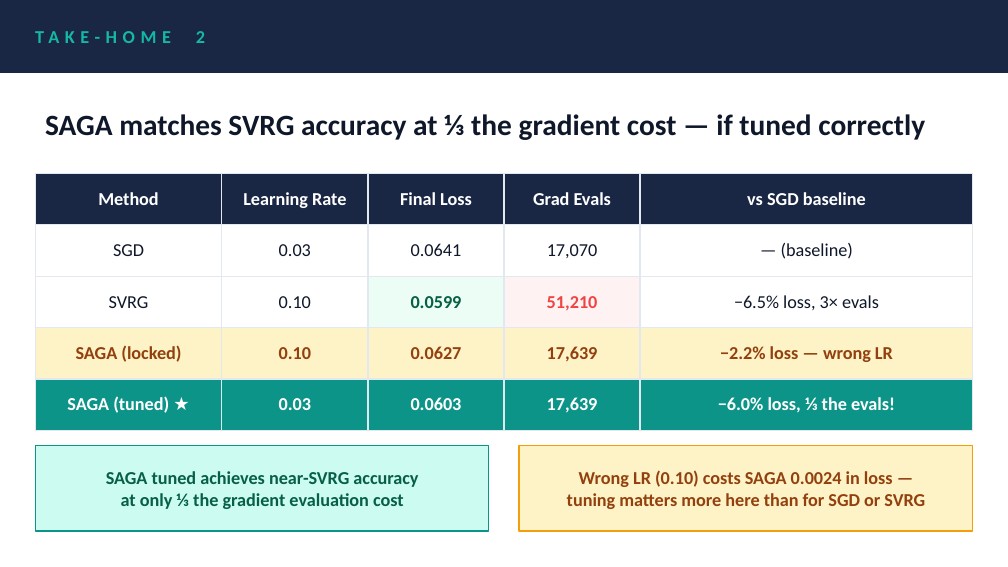
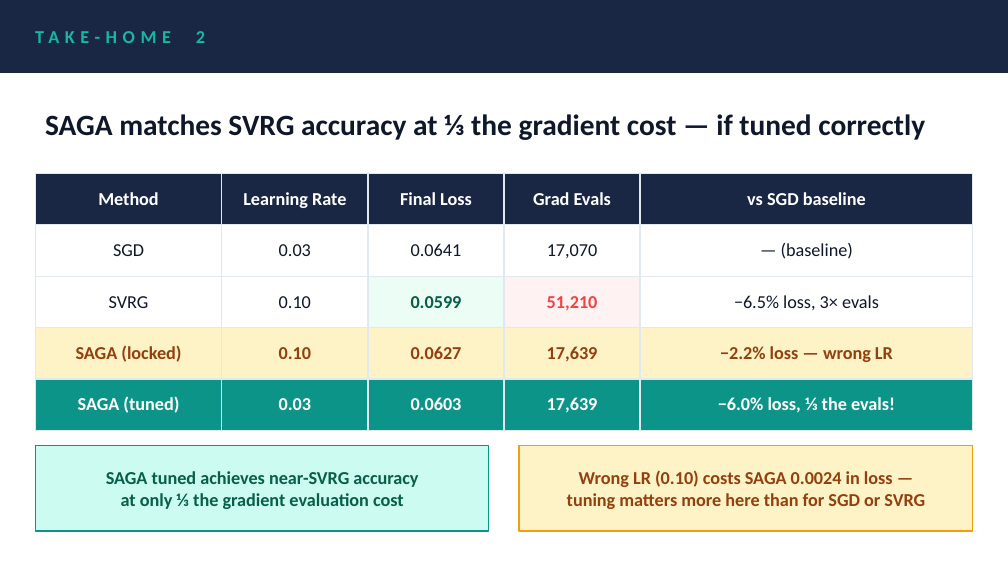
Before and after one commit to JH083/Optimization-Project, a slide deck: slide 6 of lightning_talk_v3.pptx. Drawn at 1008x567 pixels with LibreOffice and Linux fonts; fonts in the diff are those of the drawing. Boxes give left, top, right and bottom in pixels: in the first picture for what was removed or moved away, otherwise in the second. Text is boxed around its words. In the diff, an @@ line names an element or a change of style, - is before the commit and + after.

```diff
--- a/lightning_talk_v3.pptx
+++ b/lightning_talk_v3.pptx
@@ table at box(35, 173, 973, 430) @@
-row 5, column 1: SAGA (tuned) ★
+row 5, column 1: SAGA (tuned)
```
Also in this commit, not shown: 1 other slide changed, 1 other file.
